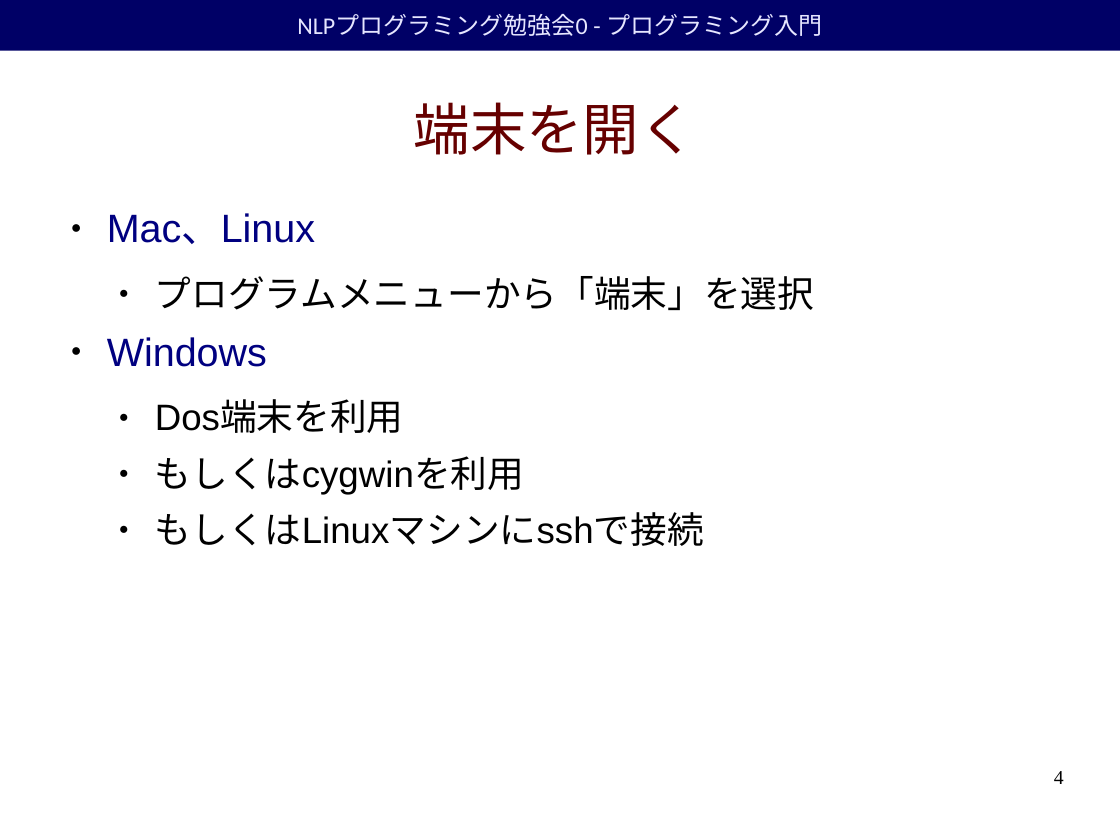
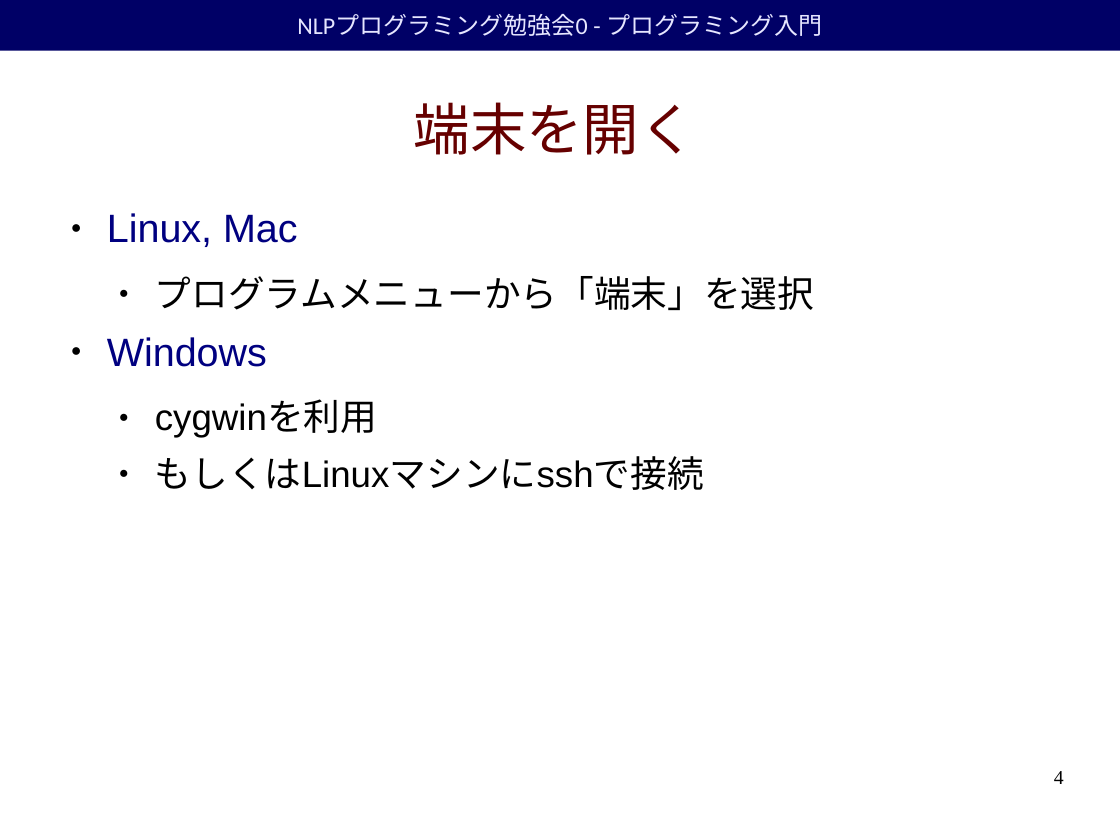
Before and after one commit to duffrind/nlppractice, a slide deck: slide 4 of 00-intro/nlp-programming-ja-00-intro.odp. Drawn at 1120x840 pixels with LibreOffice and Linux fonts; fonts in the diff are those of the drawing; background and template pictures are left out. Boxes give left, top, right and bottom in pixels: in the first picture for what was removed or moved away, otherwise in the second. Text is boxed around its words. In the diff, an @@ line names an element or a change of style, - is before the commit and + after.

```diff
--- a/00-intro/nlp-programming-ja-00-intro.odp
+++ b/00-intro/nlp-programming-ja-00-intro.odp
@@ text at (x1=107, y1=213, x2=298, y2=247): text changed @@
-● Mac、Linux
+● Linux, Mac
@@ text at (x1=155, y1=402, x2=377, y2=438): text changed @@
-  ● Dos端末を利用
-  ● もしくはcygwinを利用
+  ● cygwinを利用
```
Also in this commit, not shown: 1 other slide changed, 5 slides added, 4 other files.
